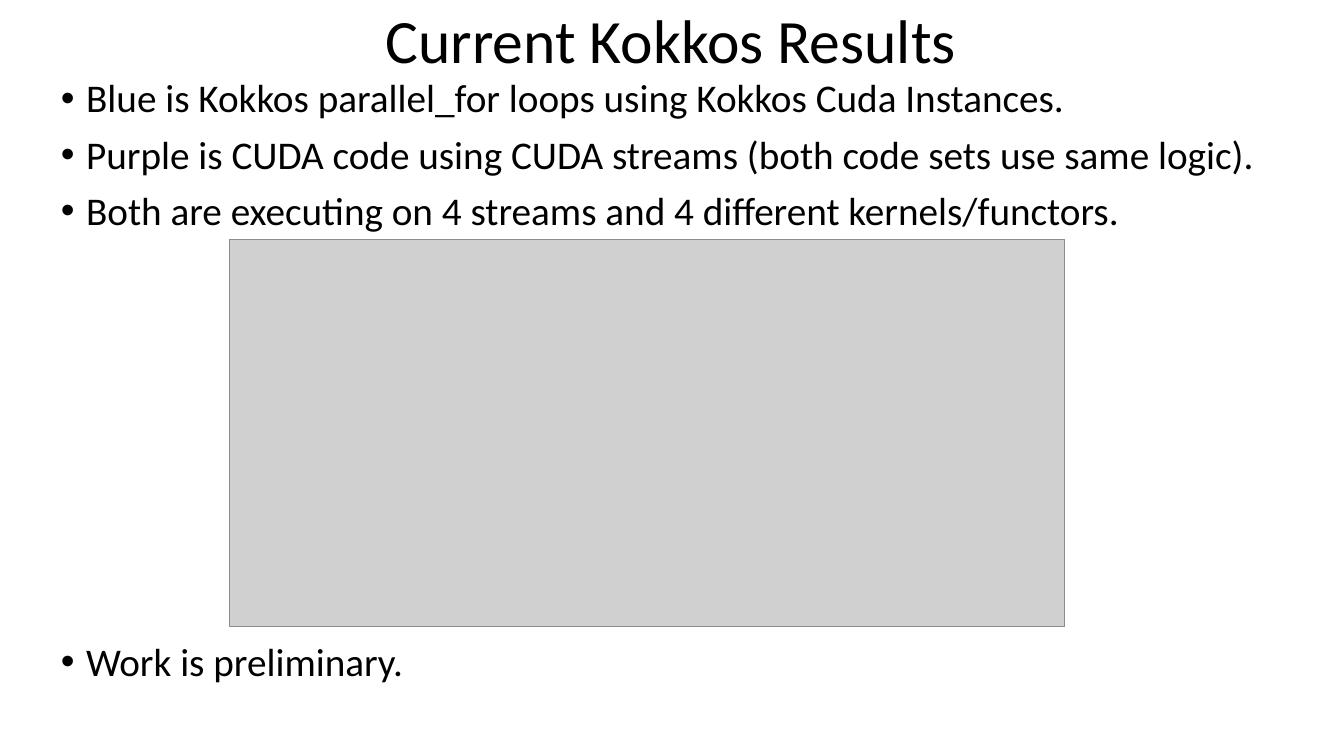
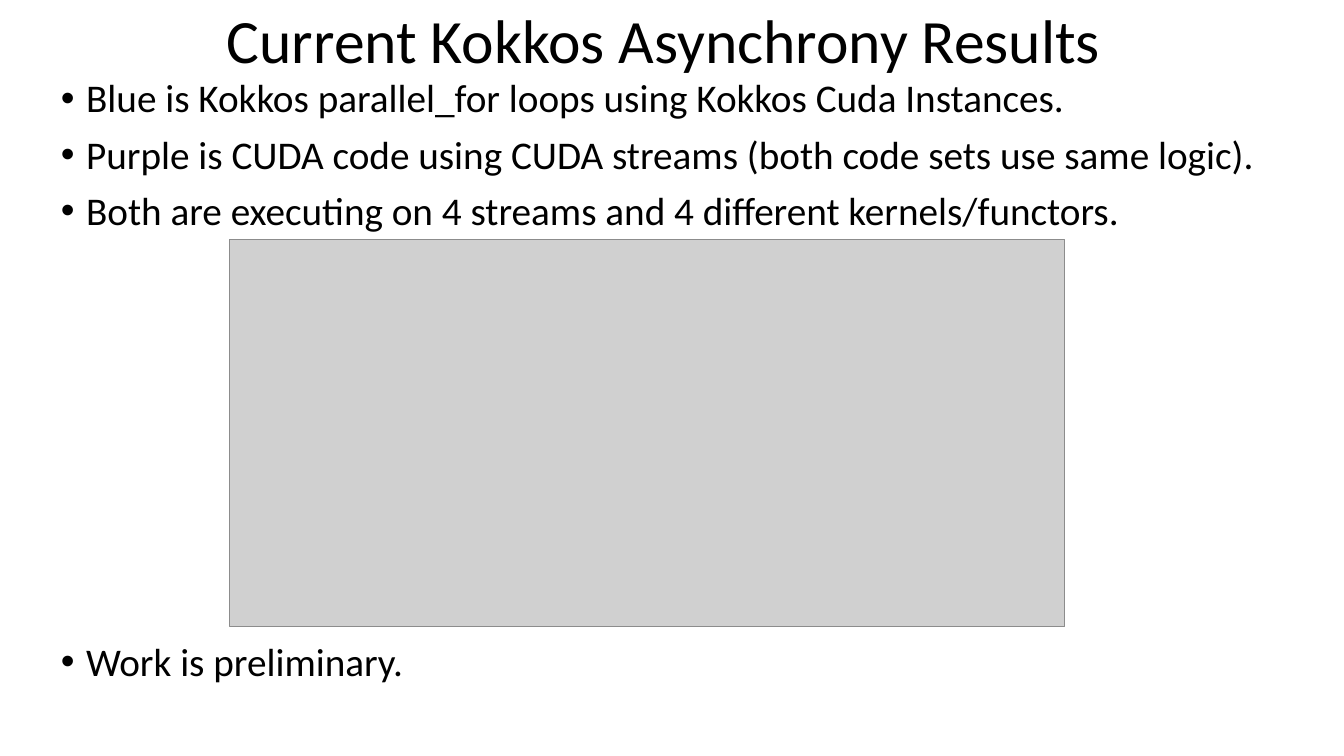
Before and after one commit to bradleypeterson/proposal, a slide deck: slide 6 of slides/tst_november2017_update.pptx (slide 5 before the commit). Drawn at 1344x756 pixels with LibreOffice and Linux fonts; fonts in the diff are those of the drawing; grey boxes stand for pictures. Boxes give left, top, right and bottom in pixels: in the first picture for what was removed or moved away, otherwise in the second. Text is boxed around its words. In the diff, an @@ line names an element or a change of style, - is before the commit and + after.

```diff
--- a/slides/tst_november2017_update.pptx
+++ b/slides/tst_november2017_update.pptx
@@ title at <box>227,20,1100,73</box>: text changed @@
-Current Kokkos Results
+Current Kokkos Asynchrony Results
```
Also in this commit, not shown: 4 other slides changed, 1 slide added, 11 other files.
